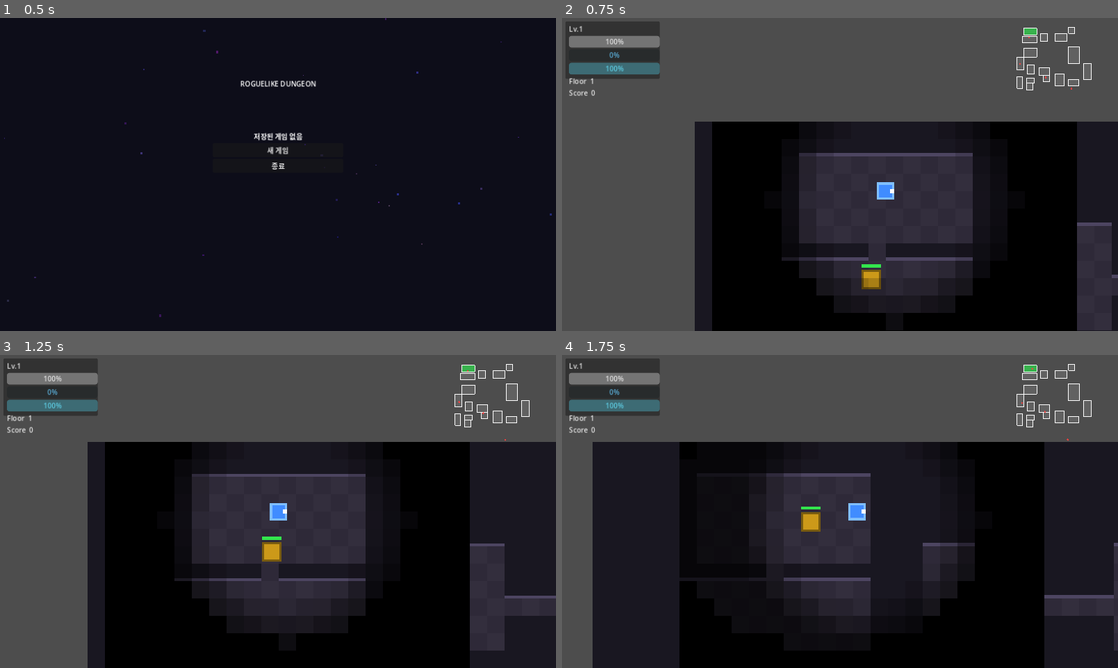
Above: before the commit, frames 1-4 (two rows, left to right).
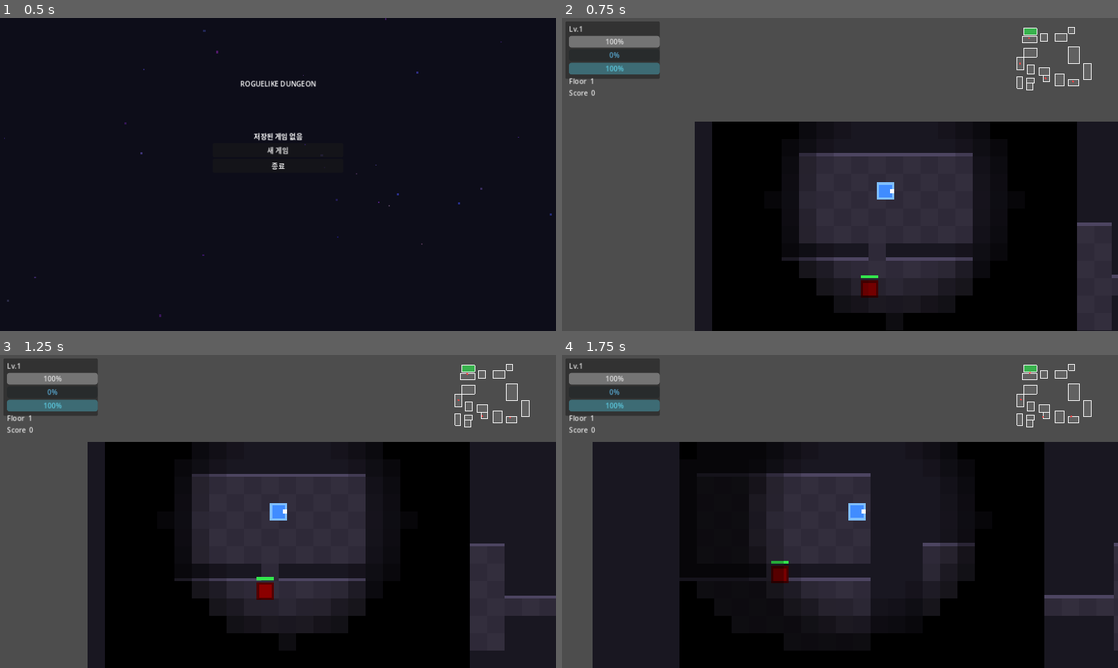
Above: after the commit, the same moments.

Repository: sin857000-code/Valid
Game: Godot game, scene res://scenes/ui/main_menu.tscn
Same seed, same stepped clock (60 frames per second), same inputs: the game is played once before the commit and once after it.
Inputs:
- Up to frame 1 (0.5 s): no input
- Up to frame 2 (0.75 s): click "새 게임" at 0.5 s
- Up to frame 3 (1.25 s): no input
- Up to frame 4 (1.75 s): tap Enter (ui_accept) at 1.25, 1.52 s; hold Right (ui_right) from 1.28 s (still down)

Frame 1 is identical in both runs. In frame 2, 0.4% of the frame differs, in the area x 53-93%, y 6-90%; in frame 3, 0.5%, in the area x 46-92%, y 4-79%; in frame 4, 0.5%.
Error in both runs: Invalid call. Nonexistent function 'is_action_just_pressed' in base 'InputEventKey'. (res://scripts/ui/pause_menu.gd:48)

Commit message:
Cycle 12: ice enemy, weapon upgrade system, floor record HUD
- enemy_ice: blue slow-field enemy, applies 45% slow for 2.5s at 60-range every 3s
- dungeon: ice enemy added to pool (9 enemy types now)
- weapon_base: picking same weapon type upgrades (+20% dmg, +10% range, -10% cooldown); shows "★ UPGRADE!" label
- hud: best_floor tracker shows "(Best: N)" suffix on lower floors

https://claude.ai/code/session_01W1t3cyazDUadMr1eE4hi94

Diff:
--- /dev/null
+++ b/roguelike/scripts/enemies/enemy_ice.gd
@@ -0,0 +1,27 @@
+extends "res://scripts/enemies/enemy_base.gd"
+
+const SLOW_RANGE = 60.0
+const SLOW_COOLDOWN = 3.0
+
+var _slow_timer: float = 0.0
+
+func _ready() -> void:
+	max_health = 25
+	move_speed = 50.0
+	attack_damage = 6
+	chase_range = 180.0
+	exp_reward = 18
+	body_color = Color(0.4, 0.7, 1.0)
+	body_size = 12
+	super._ready()
+
+func _physics_process(delta: float) -> void:
+	super._physics_process(delta)
+	if _dying or _player == null:
+		return
+	_slow_timer -= delta
+	if _slow_timer <= 0.0 and global_position.distance_to(_player.global_position) < SLOW_RANGE:
+		_slow_timer = SLOW_COOLDOWN
+		_player.status.apply_slow(0.45, 2.5)
+		var hp = load("res://scripts/ui/hit_particle.gd")
+		hp.spawn(get_parent(), _player.global_position, Color(0.4, 0.7, 1.0))
--- a/roguelike/scripts/items/weapon_base.gd
+++ b/roguelike/scripts/items/weapon_base.gd
@@ -6,9 +6,22 @@
 @export var cooldown: float = 0.4
 
 func _apply_effect(player: Node) -> void:
-	player.attack_damage = damage
-	player.attack_range = range_radius
-	player.attack_cooldown = cooldown
+	var upgrade_key = "weapon_" + weapon_name
+	var is_upgrade = player.has_meta(upgrade_key)
+	if is_upgrade:
+		player.attack_damage = int(player.attack_damage * 1.2)
+		player.attack_range = player.attack_range * 1.1
+		player.attack_cooldown = max(player.attack_cooldown * 0.9, 0.1)
+	else:
+		player.attack_damage = damage
+		player.attack_range = range_radius
+		player.attack_cooldown = cooldown
+		# Clear old weapon meta
+		for key in player.get_meta_list():
+			if str(key).begins_with("weapon_"):
+				player.remove_meta(key)
+	player.set_meta(upgrade_key, true)
 	var hud = player.get_tree().get_first_node_in_group("hud")
 	if hud:
-		hud.show_weapon_pickup(weapon_name)
+		var label = (weapon_name + " ★ UPGRADE!") if is_upgrade else ("장착: " + weapon_name)
+		hud.show_weapon_pickup(label)
--- a/roguelike/scripts/maps/dungeon.gd
+++ b/roguelike/scripts/maps/dungeon.gd
@@ -9,6 +9,7 @@
 	"res://scripts/enemies/enemy_poison.gd",
 	"res://scripts/enemies/enemy_swarm.gd",
 	"res://scripts/enemies/enemy_armored.gd",
+	"res://scripts/enemies/enemy_ice.gd",
 ]
 const ITEM_SCRIPTS = [
 	"res://scripts/items/item_health_potion.gd",
--- a/roguelike/scripts/ui/hud.gd
+++ b/roguelike/scripts/ui/hud.gd
@@ -83,6 +83,8 @@
 	var ratio = float(current) / float(maximum)
 	health_bar.modulate = Color(1.0, ratio * 0.85, ratio * 0.2)
 
+var _best_floor: int = 1
+
 func update_floor(floor_num: int) -> void:
 	var theme_name = "Cave"
 	if floor_num >= 16:
@@ -91,7 +93,9 @@
 		theme_name = "Crypt"
 	elif floor_num >= 6:
 		theme_name = "Dungeon"
-	floor_label.text = "F%d  %s" % [floor_num, theme_name]
+	_best_floor = max(_best_floor, floor_num)
+	var suffix = (" (Best: %d)" % _best_floor) if _best_floor > floor_num else ""
+	floor_label.text = "F%d  %s%s" % [floor_num, theme_name, suffix]
 
 func update_score(s: int) -> void:
 	score_label.text = "Score  %d" % s
